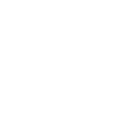
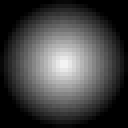
Before/after of a w=128, h=128 layered artwork. What changed in the layer stack:
added layer "Layer #1" over bbox(0, 0, 128, 128)
